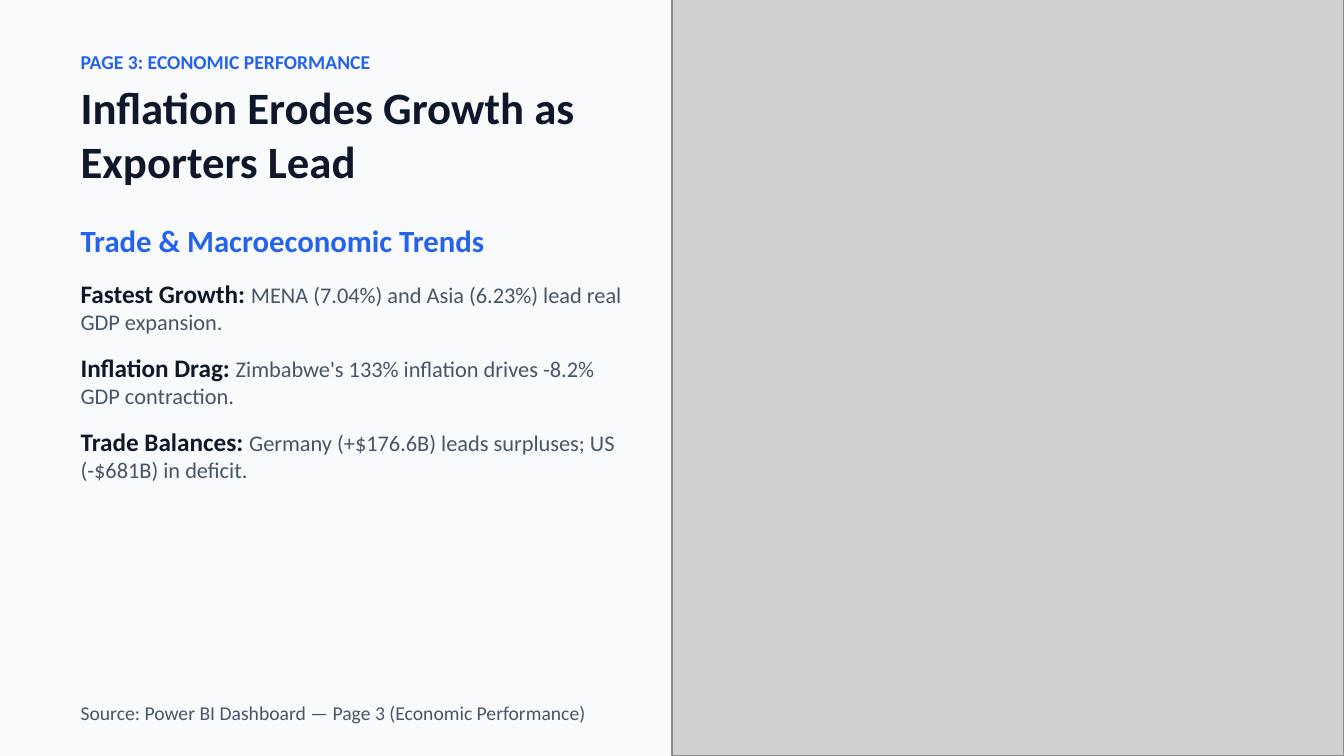
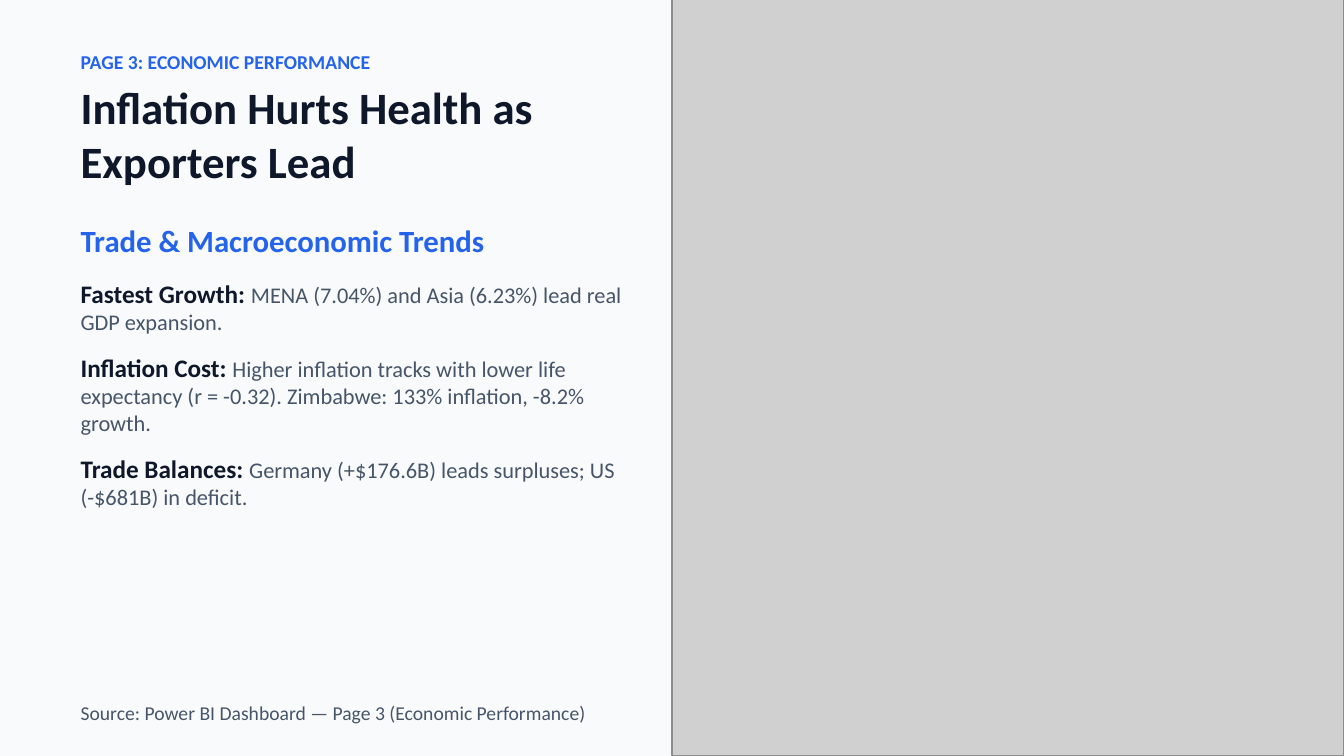
Before and after one commit to Khalafawy005/powerbi-global-development-analysis, a slide deck: slide 6 of docs/Presentation.pptx. Drawn at 1344x756 pixels with LibreOffice and Linux fonts; fonts in the diff are those of the drawing; grey boxes stand for pictures. Boxes give left, top, right and bottom in pixels: in the first picture for what was removed or moved away, otherwise in the second. Text is boxed around its words. In the diff, an @@ line names an element or a change of style, - is before the commit and + after.

```diff
--- a/docs/Presentation.pptx
+++ b/docs/Presentation.pptx
@@ text at [81,92,533,185]: text changed @@
-Inflation Erodes Growth as Exporters Lead
+Inflation Hurts Health as Exporters Lead
@@ text at [81,359,584,435]: text changed @@
-Inflation Drag: Zimbabwe's 133% inflation drives -8.2% GDP contraction.
+Inflation Cost: Higher inflation tracks with lower life expectancy (r = -0.32). Zimbabwe: 133% inflation, -8.2% growth.
```
Also in this commit, not shown: 1 other slide changed, 2 other files.
